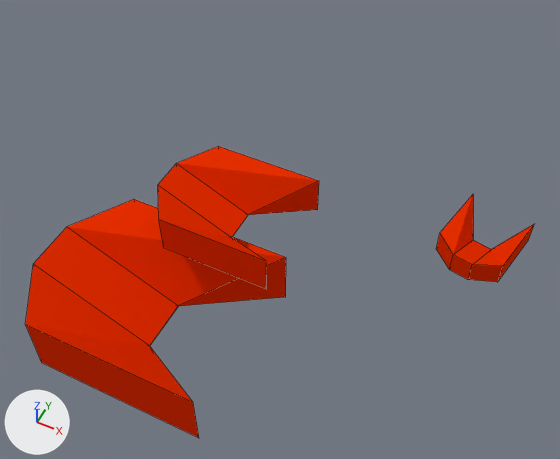
Two versions of the Blender file misc/_raw/sample.blend, one commit apart.
Before and after are seen from a 50 mm lens placed at (60.6, -148.2, 133.1), pointed at (1.6, -30.2, -14.4). Arrows for +X, +Y and +Z are at lower left; the lights stay in place. Mesh edges are drawn as thin lines. The same objects are shown in both versions, whatever each file hides.

Objects in the first picture: 'Cube.003', 'Group', 'Group.001'.
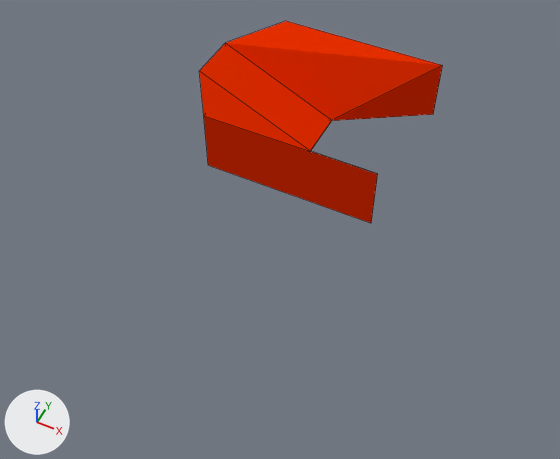
What changed in the scene script:
```text
Remove ob_group_001:
    ob_group_001 = bpy.data.objects.new('Group.001', None)
    ob_group_001.location = (29.2, 2.3, -4.8)
    ob_group_001.rotation_euler = (0.0, 0.0, 1.378)  # degrees (0, 0, 79)
    ob_group_001.scale = (0.375, 0.375, 0.375)
    ob_group_001.show_instancer_for_render = False
    ob_group_001.instance_type = 'COLLECTION'
    ob_group_001.instance_collection = col_grizo
Remove ob_group:
    ob_group = bpy.data.objects.new('Group', None)
    ob_group.location = (3.7, 2.3, 7.7)
    ob_group.scale = (0.629, 0.629, 0.629)
    ob_group.show_instancer_for_render = False
    ob_group.instance_type = 'COLLECTION'
    ob_group.instance_collection = col_grizo
Change ob_cube_003:
    ob_cube_003.location: (-17.9, -57.0, -27.9) -> (0.0, 0.0, 0.0)
```

Pixel boxes [x1, y1, x2, y2] of what changed, in the pictures (560 x 459 px):
'Cube.003', moved: before [25, 199, 286, 438]; after [199, 21, 442, 223]
'Group', deleted: before [158, 146, 319, 289]
'Group.001', deleted: before [436, 194, 534, 282]
